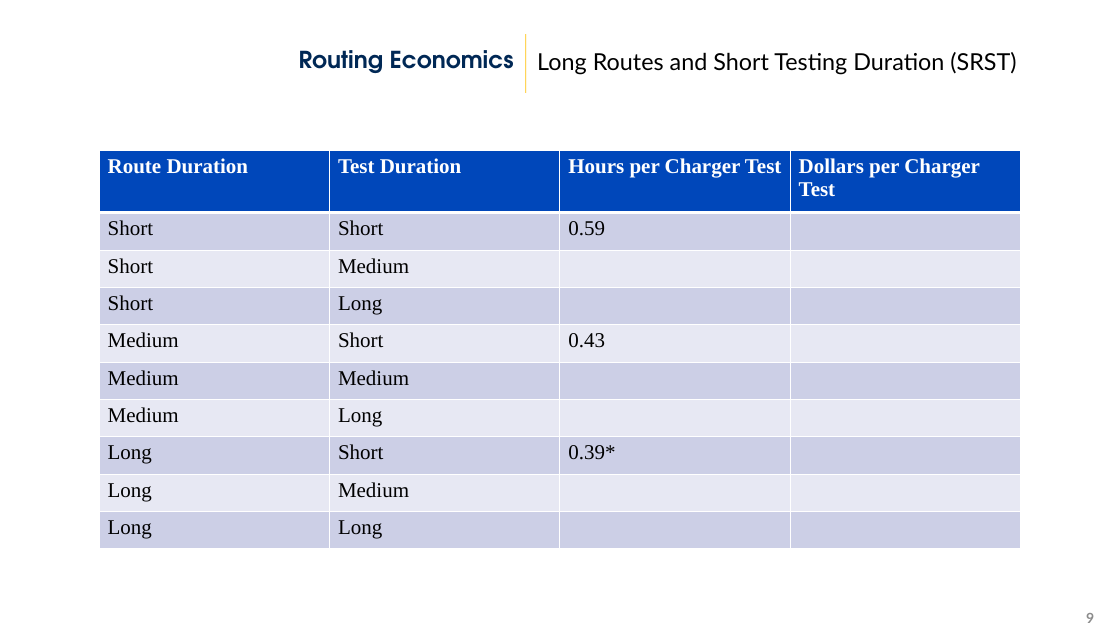
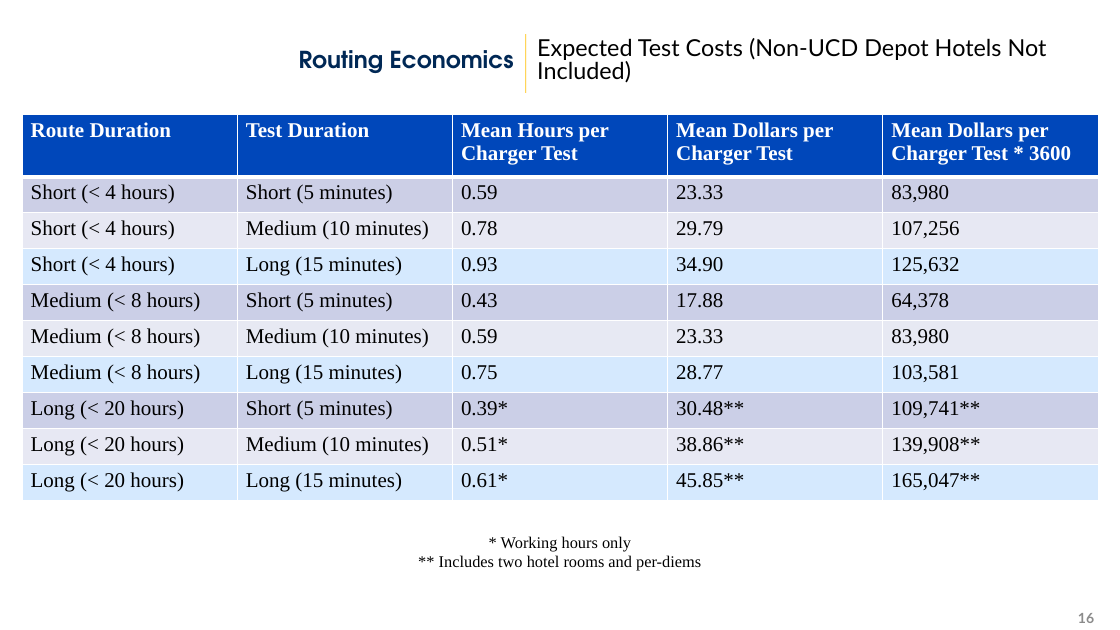
Before and after one commit to airabino/electric_vrp, a slide deck: slide 16 of 02_07_24.pptx (slide 9 before the commit). Drawn at 1120x630 pixels with LibreOffice and Linux fonts; fonts in the diff are those of the drawing; background and template pictures are left out. Boxes give left, top, right and bottom in pixels: in the first picture for what was removed or moved away, otherwise in the second. Text is boxed around its words. In the diff, an @@ line names an element or a change of style, - is before the commit and + after.

```diff
--- a/02_07_24.pptx
+++ b/02_07_24.pptx
@@ text at bbox=[537, 38, 1047, 83]: text changed @@
-Long Routes and Short Testing Duration (SRST)
+Expected Test Costs (Non-UCD Depot Hotels Not Included)
@@ table at bbox=[23, 114, 1098, 500] @@
-column 1: Route Duration | Short | Short | Short | Medium | Medium | Medium | Long | Long | Long
-column 2: Test Duration | Short | Medium | Long | Short | Medium | Long | Short | Medium | Long
-column 3: Hours per Charger Test | 0.59 |  |  | 0.43 |  |  | 0.39* |  | 
-column 4: Dollars per Charger Test |  |  |  |  |  |  |  |  | 
+column 1: Route Duration | Short (< 4 hours) | Short (< 4 hours) | Short (< 4 hours) | Medium (< 8 hours) | Medium (< 8 hours) | Medium (< 8 hours) | Long (< 20 hours) | Long (< 20 hours) | Long (< 20 hours)
+column 2: Test Duration | Short (5 minutes) | Medium (10 minutes) | Long (15 minutes) | Short (5 minutes) | Medium (10 minutes) | Long (15 minutes) | Short (5 minutes) | Medium (10 minutes) | Long (15 minutes)
+column 3: Mean Hours per Charger Test | 0.59 | 0.78 | 0.93 | 0.43 | 0.59 | 0.75 | 0.39* | 0.51* | 0.61*
+column 4: Mean Dollars per Charger Test | 23.33 | 29.79 | 34.90 | 17.88 | 23.33 | 28.77 | 30.48** | 38.86** | 45.85**
+column 5: Mean Dollars per Charger Test * 3600 | 83,980 | 107,256 | 125,632 | 64,378 | 83,980 | 103,581 | 109,741** | 139,908** | 165,047**
@@ table: place and size @@
-table at bbox=[99, 150, 1020, 549]
+table at bbox=[23, 114, 1098, 500]
@@ text added at bbox=[439, 536, 701, 571], 14 pt, text #000000 @@
+* Working hours only
+** Includes two hotel rooms and per-diems
@@ page number at bbox=[1078, 613, 1094, 623]: text changed @@
-9
+16
```
Also in this commit, not shown: 6 other slides changed, 14 slides added, 21 other files.
